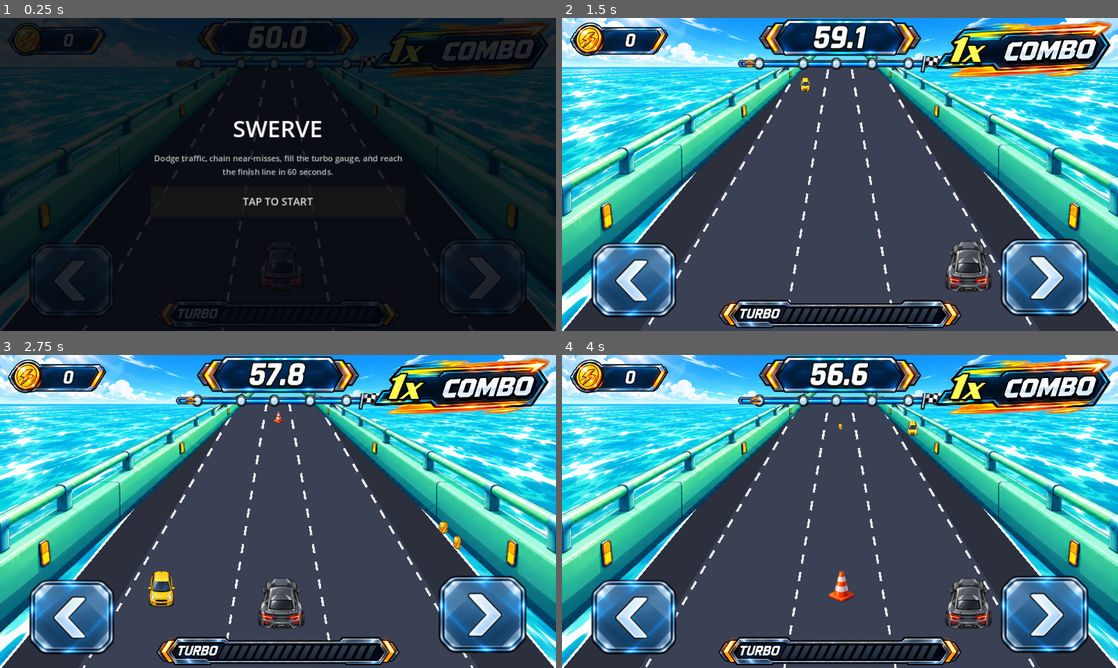
Above: before the commit, frames 1-4 (two rows, left to right).
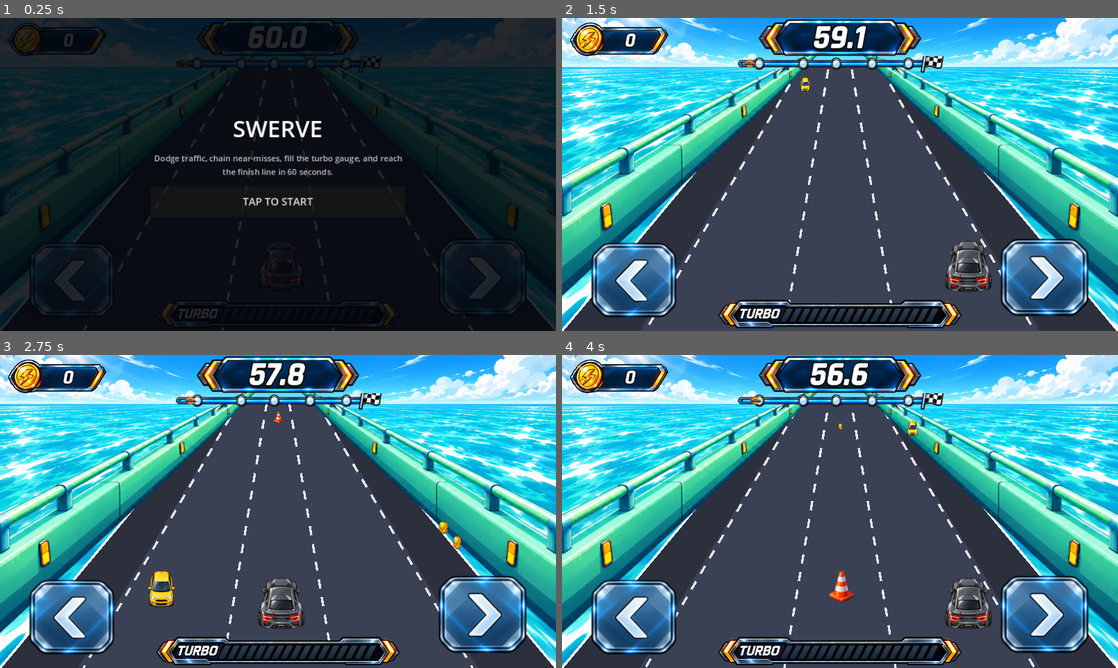
Above: after the commit, the same moments.

Repository: kjs8806/swerve
Game: Godot game, scene res://scenes/Main.tscn
Same seed, same stepped clock (60 frames per second), same inputs: the game is played once before the commit and once after it.
Inputs:
- Up to frame 1 (0.25 s): no input
- Up to frame 2 (1.5 s): click "TAP TO START" at 0.5 s; tap Enter at 1.25, 1.35 s; hold Right from 1.28 s (still down)
- Up to frame 3 (2.75 s): tap Space at 1.52, 2.27 s; release Right at 2.03 s; hold Left from 2.03 s (still down); tap Enter at 2.1 s
- Up to frame 4 (4 s): release Left at 2.78 s; hold Right from 2.78 s (still down); tap Enter at 2.85, 3.6 s; tap Space at 3.77 s

The runs differ from the first frame. In frame 1, 3.1% of the frame differs, in the area x 67-99%, y 1-19%; in frame 2, 4.3%, in the area x 67-99%, y 0-20%; in frame 3, 4.3%; in frame 4, 4.3%.

Commit message:
Hide combo badge until first combo

Diff:
--- a/godot/scenes/Main.tscn
+++ b/godot/scenes/Main.tscn
@@ -148,6 +148,7 @@
 offset_top = 2.0
 offset_right = -8.0
 offset_bottom = 105.0
+visible = false
 mouse_filter = 2
 
 [node name="ComboArt" type="TextureRect" parent="HUD/Root/ComboPanel"]
--- a/godot/scripts/Race.gd
+++ b/godot/scripts/Race.gd
@@ -669,6 +669,7 @@
 	coin_label.pivot_offset = coin_label.size * 0.5
 	var coin_punch_frac: float = coin_punch_t / COIN_PUNCH_DURATION
 	coin_label.scale = Vector2.ONE * (1.0 + (COIN_PUNCH_SCALE - 1.0) * coin_punch_frac)
+	combo_panel.visible = combo > 0
 	combo_label.text = "%dx" % maxi(1, combo)
 
 	var pct: float = clampf(distance / FINISH_DISTANCE, 0.0, 1.0)
